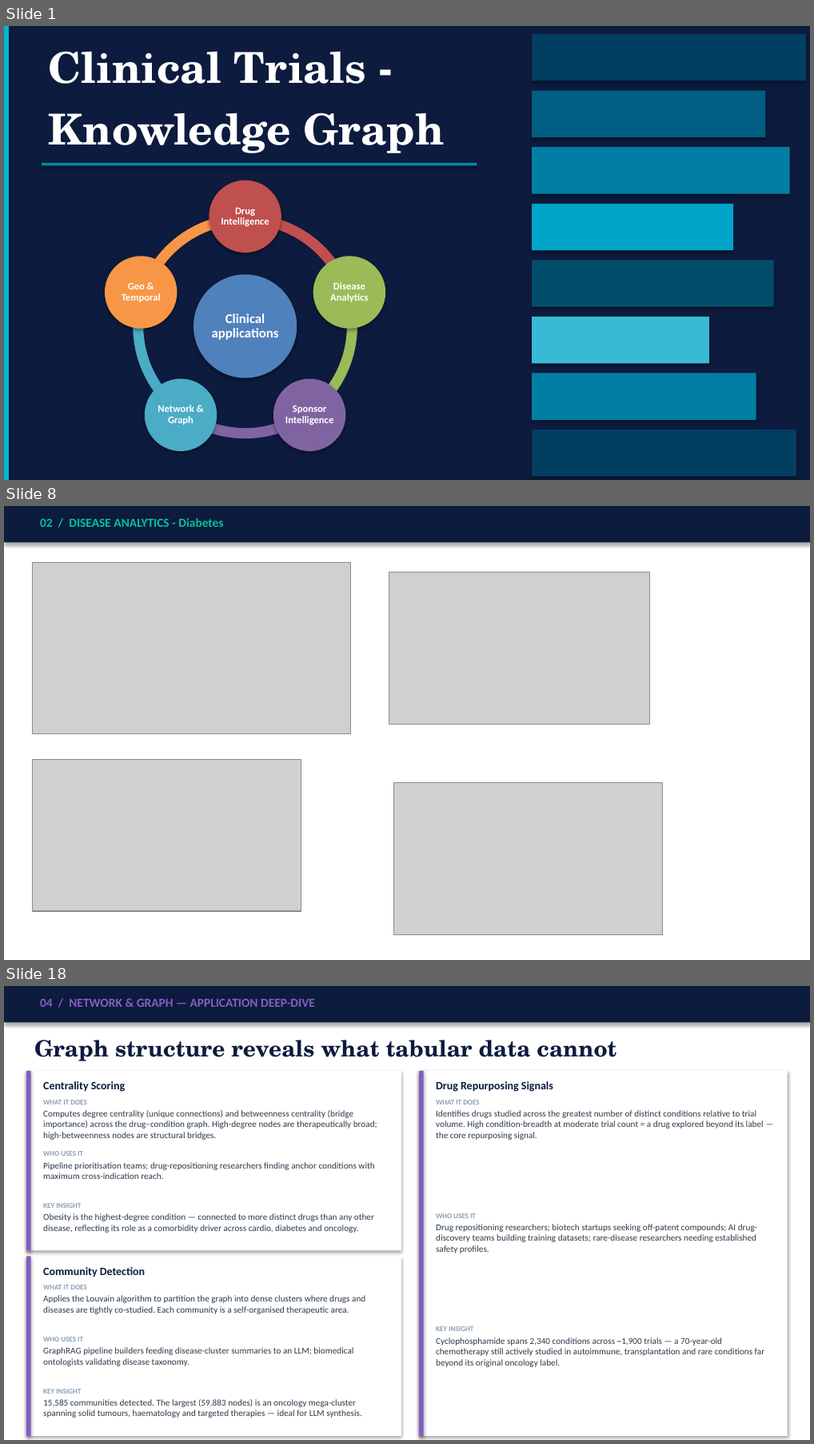
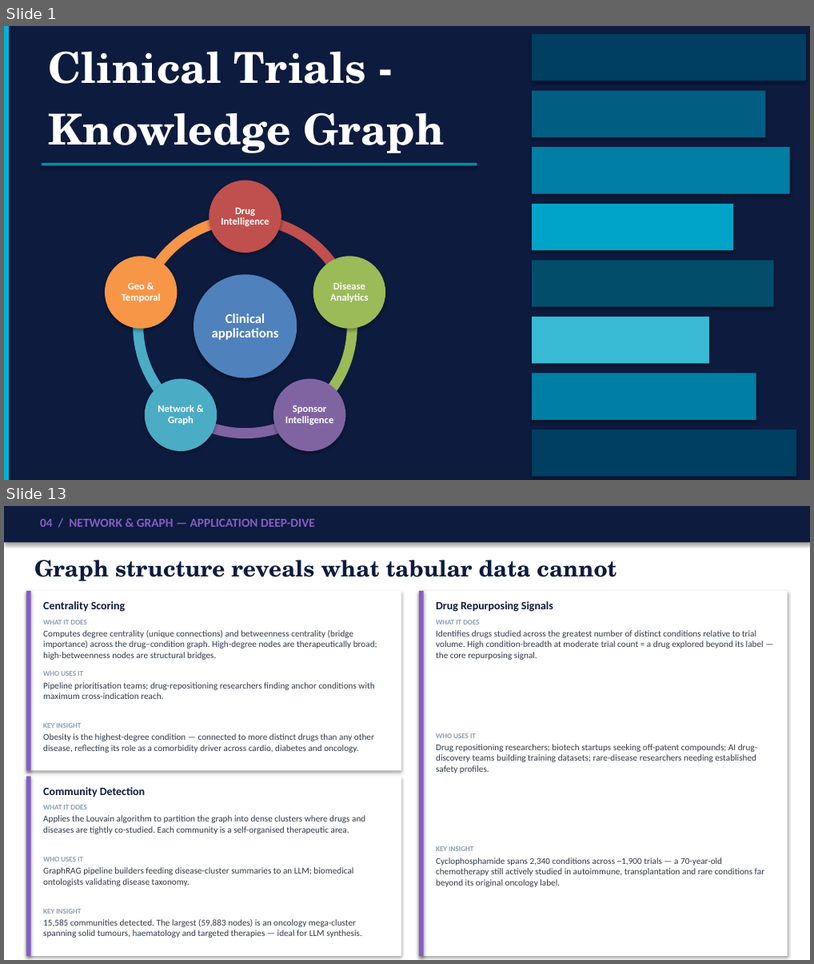
Before and after one commit to SHASANKsp/ClinicalTrails_application, a slide deck: ClinicalTrials_KG_LinkedIn_v2.pptx. Shown one above the other, each under a label of ours: slides 1, 8 and 18 before the commit, slides 1 and 13 after it; the slides between them are not shown. The pictures are 814x1444 and 814x964 pixels, drawn with LibreOffice and Linux fonts; fonts in the diff are those of the drawing; grey boxes stand for pictures. Boxes give left, top, right and bottom in pixels: in the first picture for what was removed or moved away, otherwise in the second. Text is boxed around its words. In the diff, an @@ line names an element or a change of style, - is before the commit and + after.

```diff
--- a/ClinicalTrials_KG_LinkedIn_v2.pptx
+++ b/ClinicalTrials_KG_LinkedIn_v2.pptx
@@ slide 8 removed at [4,506,810,960], background #FFFFFF @@
@@ rectangle removed at [4,506,810,542] @@
@@ text removed at [40,518,223,527] @@
-02 / DISEASE ANALYTICS - Diabetes
@@ picture removed at [32,563,350,733] @@
@@ picture removed at [389,572,650,724] @@
@@ picture removed at [32,760,302,911] @@
@@ picture removed at [394,782,663,934] @@
@@ what was slide 18 is now slide 13 @@
```
Also in this commit, not shown: 11 slides changed, 1 slide added, 5 other slides removed, 3 other files.
